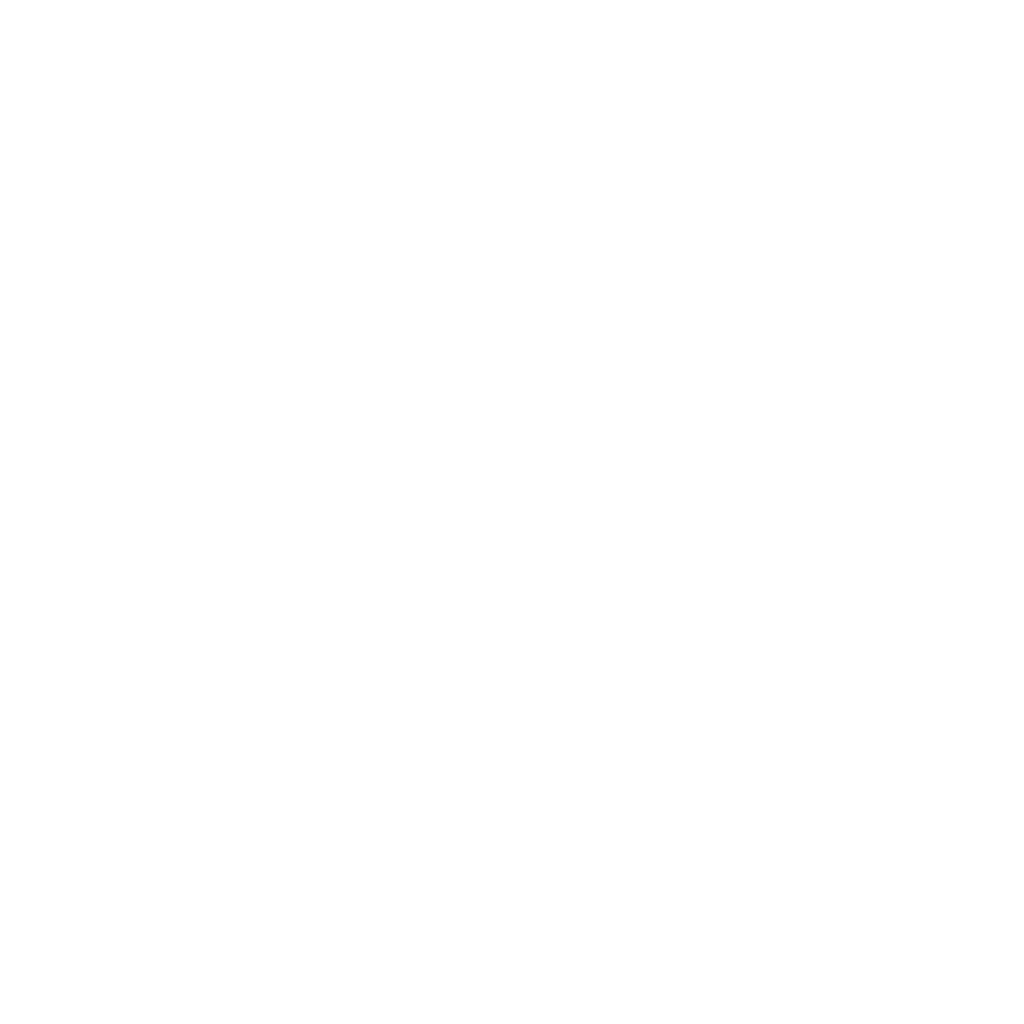
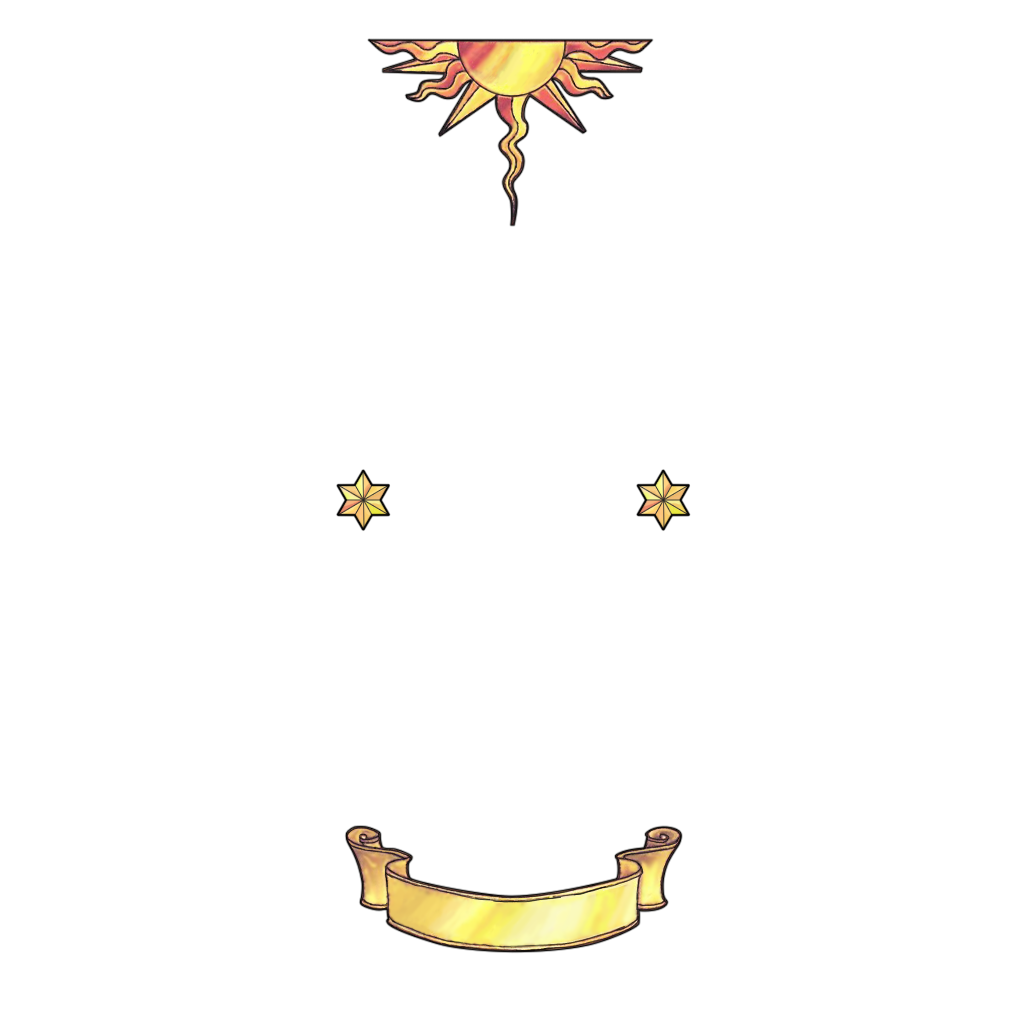
The second 1024 × 1024 image is a revision of the first. Changes to its layers:
added layer "frame" above "uncommon_new" over [336, 38, 691, 954]
renamed "图层 2" to "rare", showed it over [336, 40, 691, 952]
